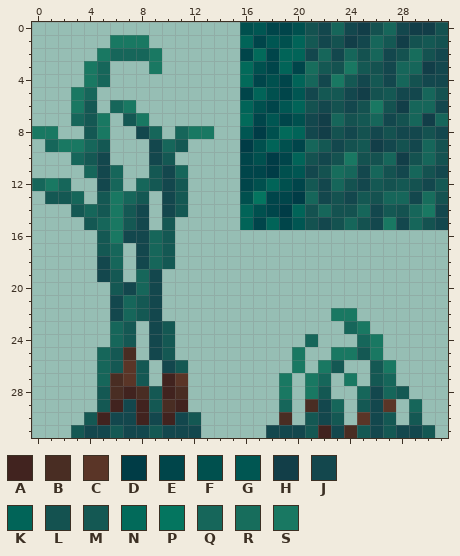
A pixel-art sprite gets an edit: assets/minecraft/optifine/ctm/grass/creeper_woods/tall.png. Above: the version before the commit.
The file is 32x32 pixels.
Palette (. is transparent): A #41231f  B #492d23  C #5a3527  D #003c46  E #00454a  F #00504e  G #005652  H #123e48  J #13474d  K #016458  L #145250  M #145853  N #026a5a  P #04755f  Q #16665a  R #176d5c  S #197862
Pixels before, first column x 0:
 0 ................FGEEFLJQJHLQJHHL
 1 ......SSS.......KEGFKMJLHJQMHLML
 2 .....SQQQS......ENEKKJQJQLQJLRLJ
 3 ....SQ...S......NFEKERMLSMLJQQHJ
 4 ....SQ..........NEFEKQJSMJMJQLJJ
 5 ...SQ...........EKFEGJMMJHLMJJQL
 6 ...SM.QS........KFEGKLJLJLSLHQQJ
 7 ...QMS.MS.......NEGEFJHQLMQJLQHQ
 8 SS..MS..JQ.QSS..GDFNKJHLJLJLJJLJ
 9 .QSSQM...JQM....DFKFEQMJLMHJLJQL
10 ...QMJ...JM.....EFDEKLJLSLLQHLQL
11 ....QJQ..MJQ....EEDFGJLRQJQLJQLJ
12 QSQ..JQ.QMJM....EFKFEMJQLJMLMLJM
13 .MMQ.MSQM.JM....FPEEDQJLJMLQQJRL
14 ...MQMSMJ.JM....KFEDKLQLLQJMLQSJ
15 ....MQSMJ.M.....KEKEGLJLQLJSJQLJ
16 .....MSJJQM.....................
17 .....MQ.JQM.....................
18 .....JQ.JQM.....................
19 .....JM.QJ......................
20 ......MJQJ......................
21 ......JQMJ......................
22 ......JQMJ.............SS.......
23 ......QM.JM.............QS......
24 ......QM.JM..........Q...QS.....
25 .....QMB.JM.........S..SSMS.....
26 .....QMCM.JM........S.SM..MS....
27 .....QBCM.AC.......S.SQ.S.MQ....
28 .....MBABMAB.......S.SM..QJQM...
29 .....MAJAMBA.......Q.BJQ.MJC.Q..
30 ....MAJJAJAJM......B.MJM.CJM.M..
31 ...MJJMJJMJJJ.....JJJMAJBMJMJJM.
Once edited:
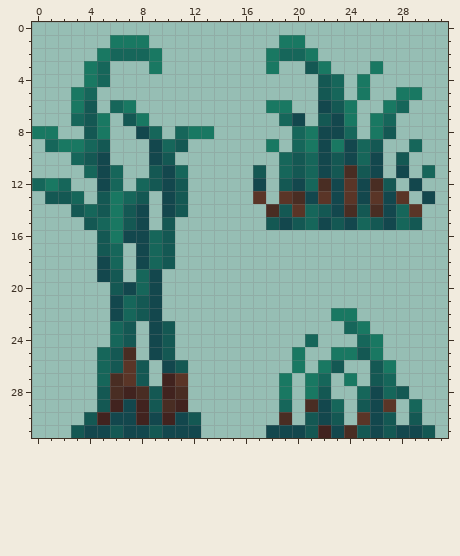
Difference:
Changed rows in their new state; - is an unchanged pixel.
first column x 16:
 0 ................
 1 ...SS...........
 2 ..SQQS..........
 3 ..S..MS...S.....
 4 ......MQ.S......
 5 ......-Q.S..SS..
 6 ..SS..-MS..SQ...
 7 ...QJ.MJS.SQ....
 8 ....QSJJQ.SM....
 9 ..S.QSJSJQM..Q..
10 ...QMQ-MJQJ.M...
11 .M.QMQJMBMJ.-.Q.
12 .J.MJQBJC-BM.J..
13 .C.CBJCJCJCJC.J.
14 ..BMCQMJBMBJQC..
15 ..MJMQ-MJQMJQM..
